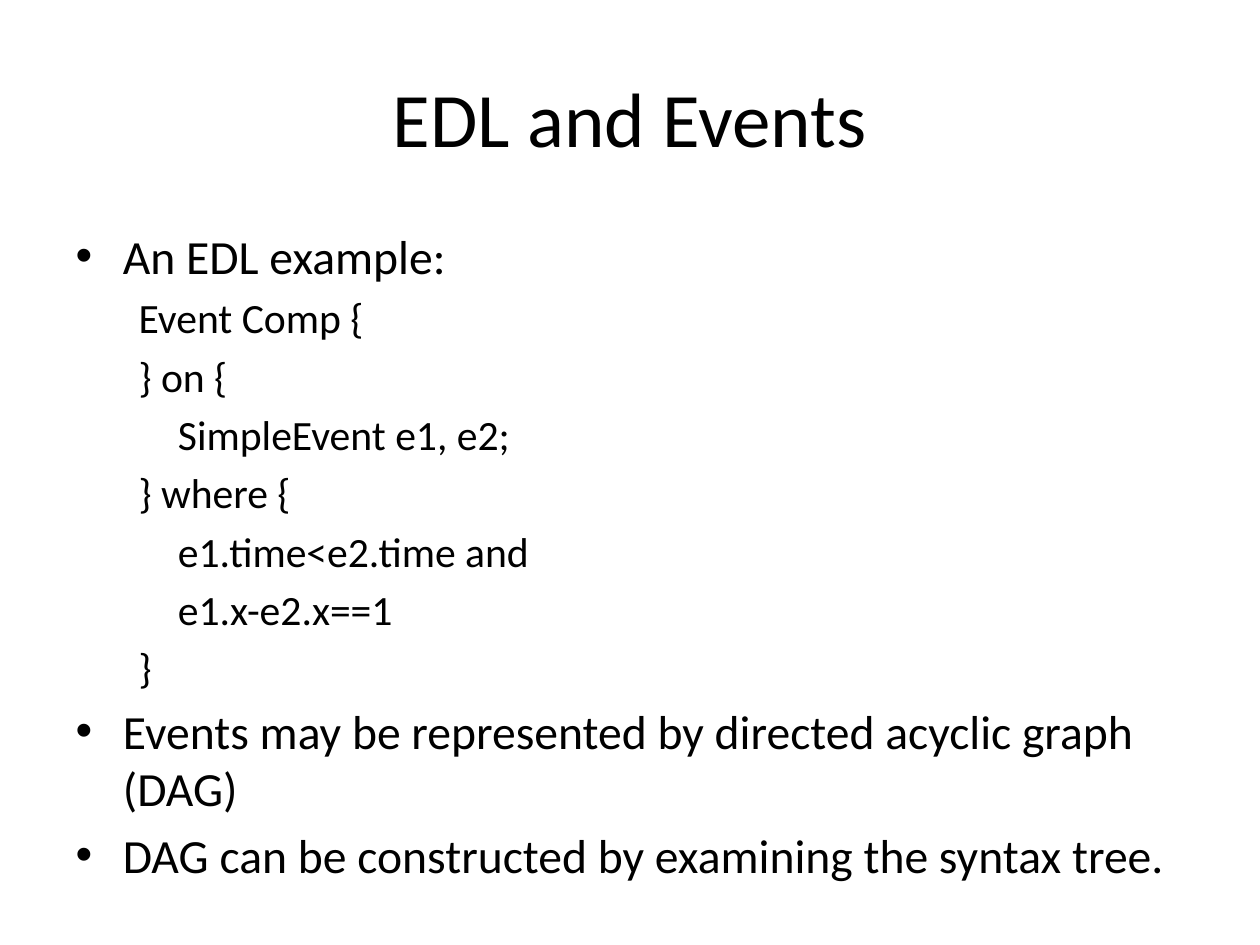
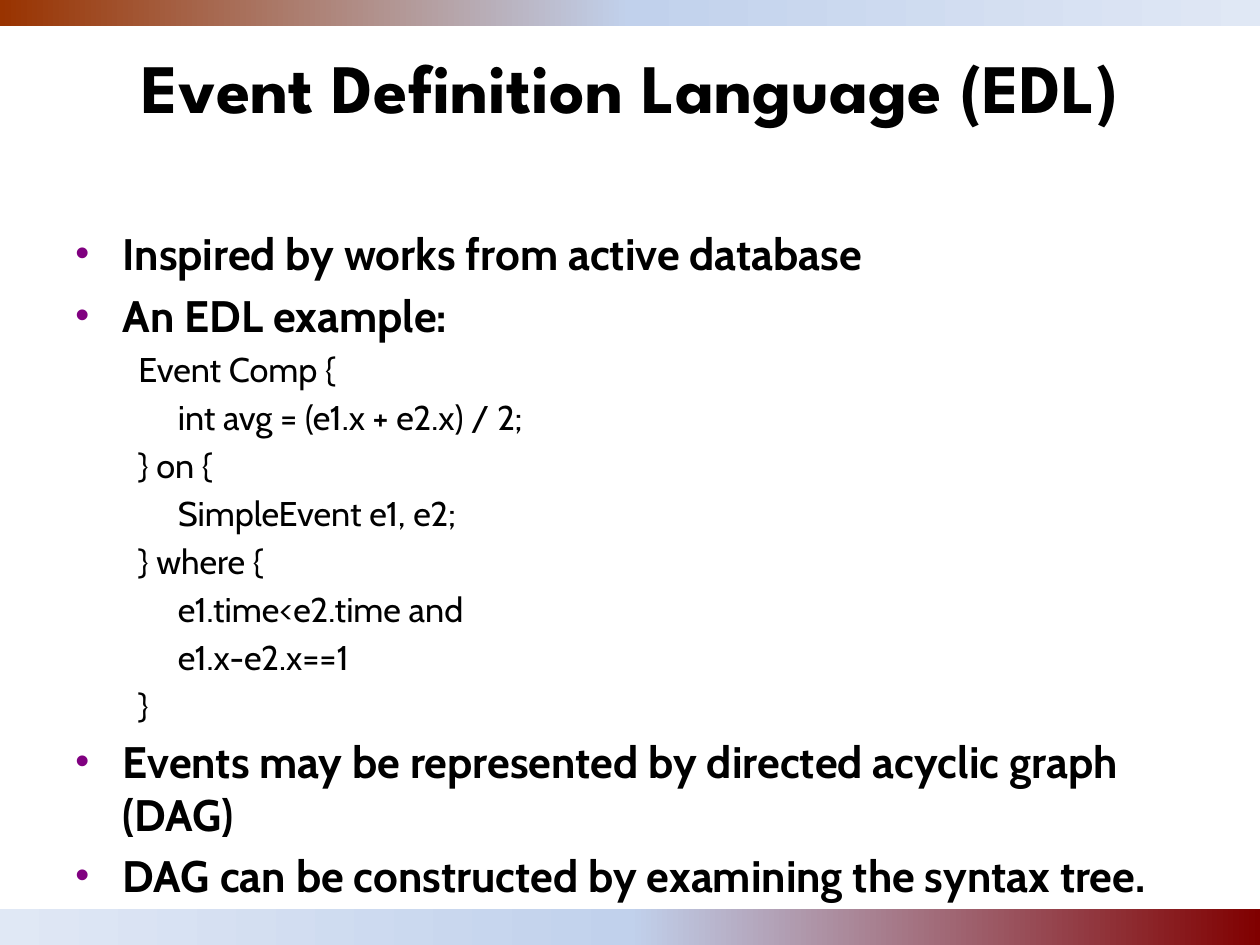
Before and after one commit to stevenylai/PaperWorks, a slide deck: slide 14 of thesis/ppt/PSWare.pptx (slide 3 before the commit). Drawn at 1260x945 pixels with LibreOffice and Linux fonts; fonts in the diff are those of the drawing; background and template pictures are left out. Boxes give left, top, right and bottom in pixels: in the first picture for what was removed or moved away, otherwise in the second. Text is boxed around its words. In the diff, an @@ line names an element or a change of style, - is before the commit and + after.

```diff
--- a/thesis/ppt/PSWare.pptx
+++ b/thesis/ppt/PSWare.pptx
@@ rectangle added at [0,0,1260,26], fill gradient #993300 to #C2D1ED to #E1E8F5 @@
@@ title "Event Definition Language (EDL)" at [141,64,1118,129]: vertical alignment middle to top @@
@@ title at [141,64,1118,129]: text changed; size 44 to 39.6 pt; font Calibri to League Spartan; bold on @@
-EDL and Events
+Event Definition Language (EDL)
@@ text at [123,237,862,281]: paragraph added @@
+• Inspired by works from active database
@@ text at [123,299,1146,903]: size 27.2 to 25.2 pt, bold on in "An EDL example:", "Events may be represented by directed acyclic ...", "DAG can be constructed by examining the ..."; font Calibri to Cabin in "An EDL example:", "Event Comp {", "} on {", "SimpleEvent e1, e2;" and 6 more places; size 23.8 to 19.6 pt in "Event Comp {", "} on {", "SimpleEvent e1, e2;", "} where {" and 3 more places @@
@@ text at [178,404,522,438]: paragraph added @@
+  int avg = (e1.x + e2.x) / 2;
@@ rectangle added at [0,910,1260,945], fill gradient #800000 to #C2D1ED to #E1E8F5 @@
@@ page number added at [932,907,1260,945], 12 pt, text #FFCC66 @@
+14
```
Also in this commit, not shown: 6 other slides changed, 27 slides added, 7 slides removed, 2 other files.
